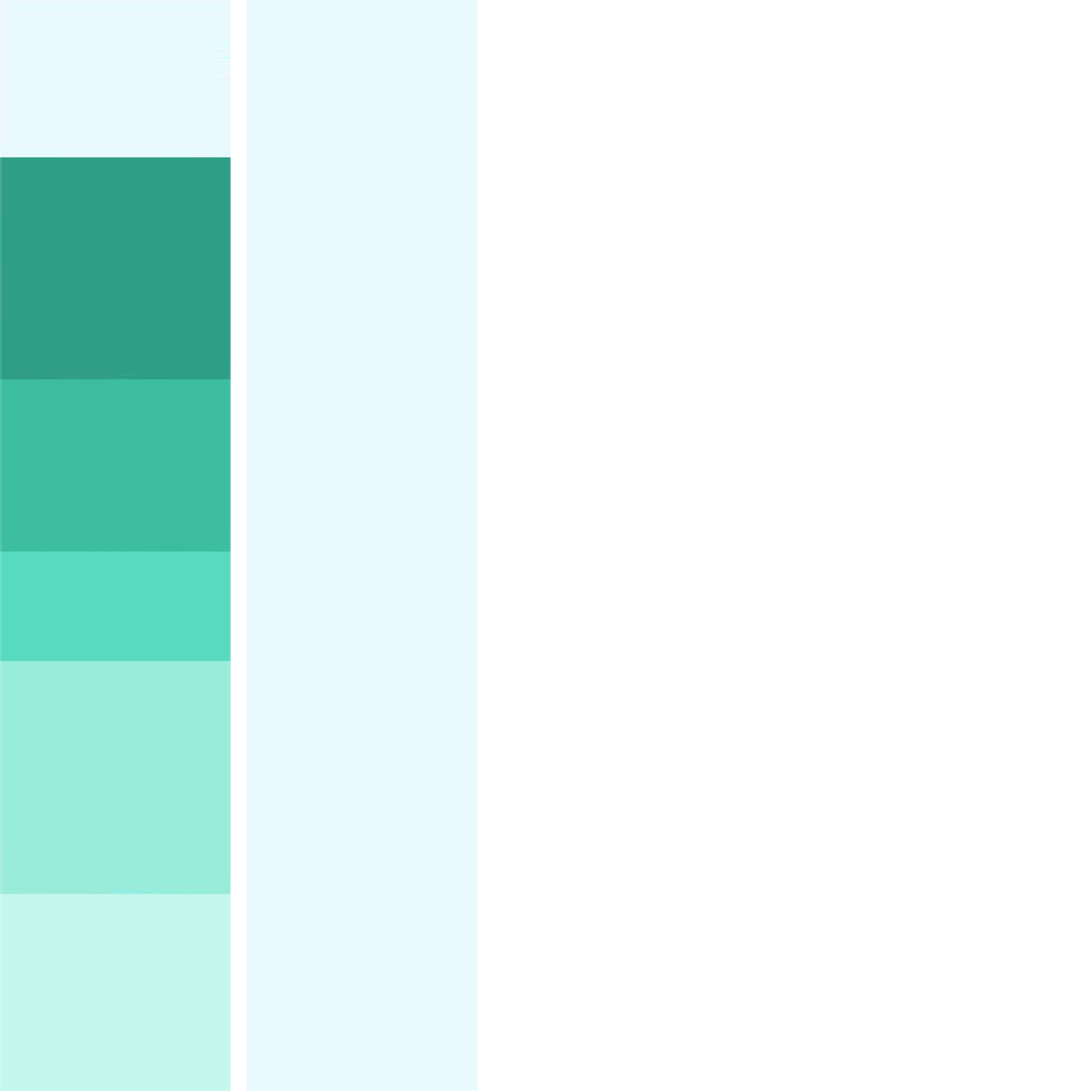
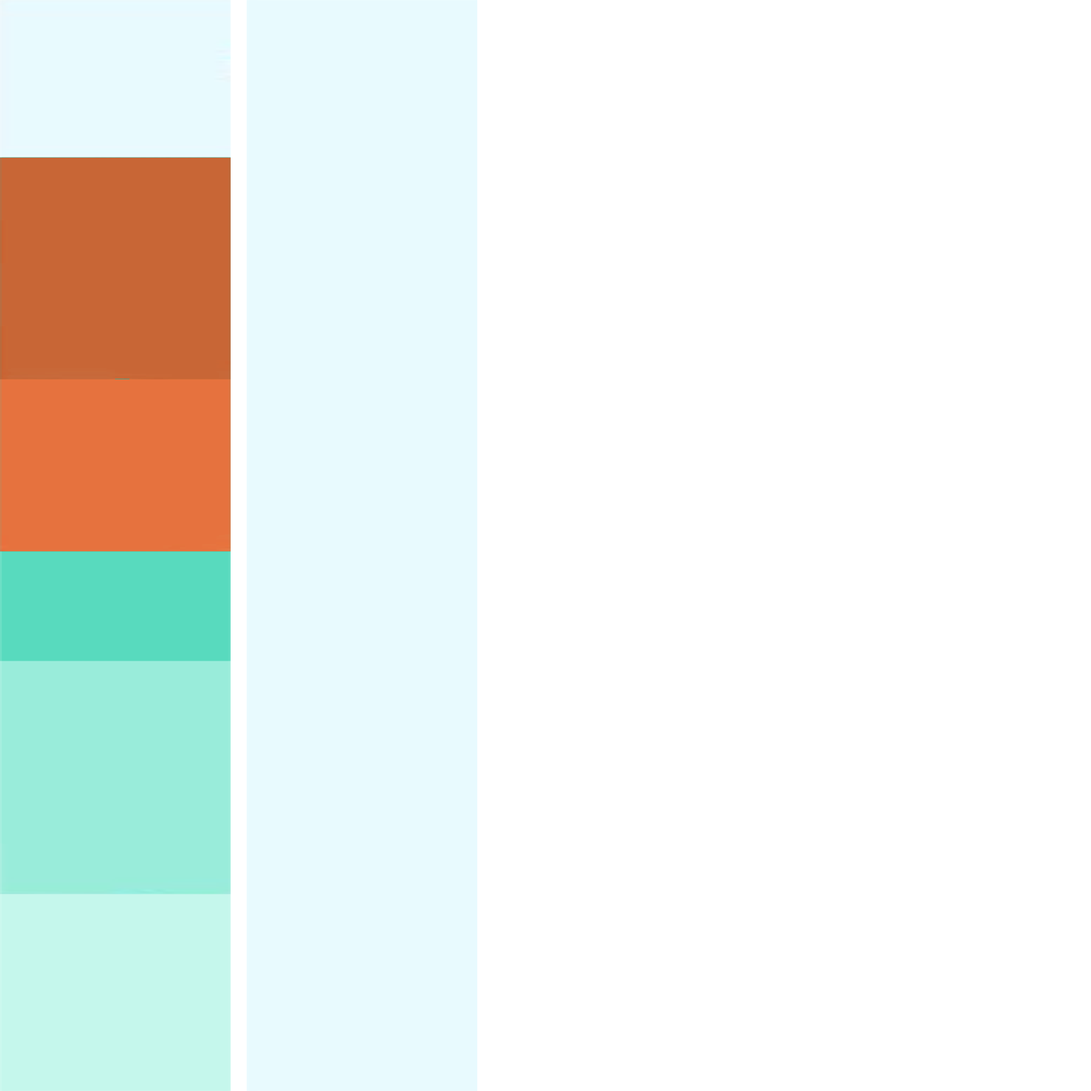
Revision of a layered 1091x1091 image; what changed, layer by layer:
added layer "Calque 2" above "Calque 1" over [0, 157, 231, 552]
